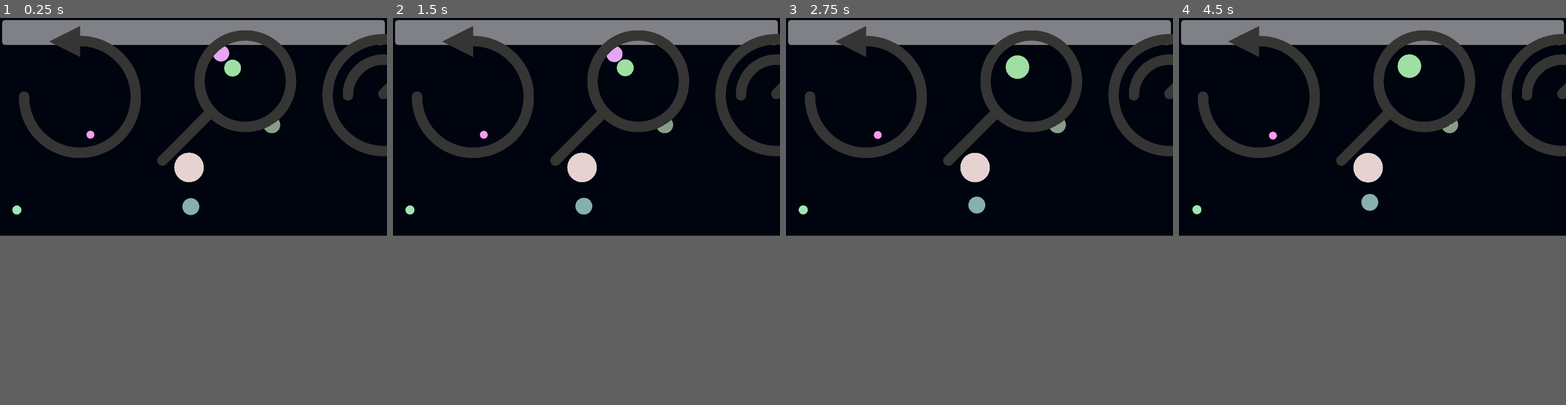
Above: before the commit, frames 1-4 (left to right).
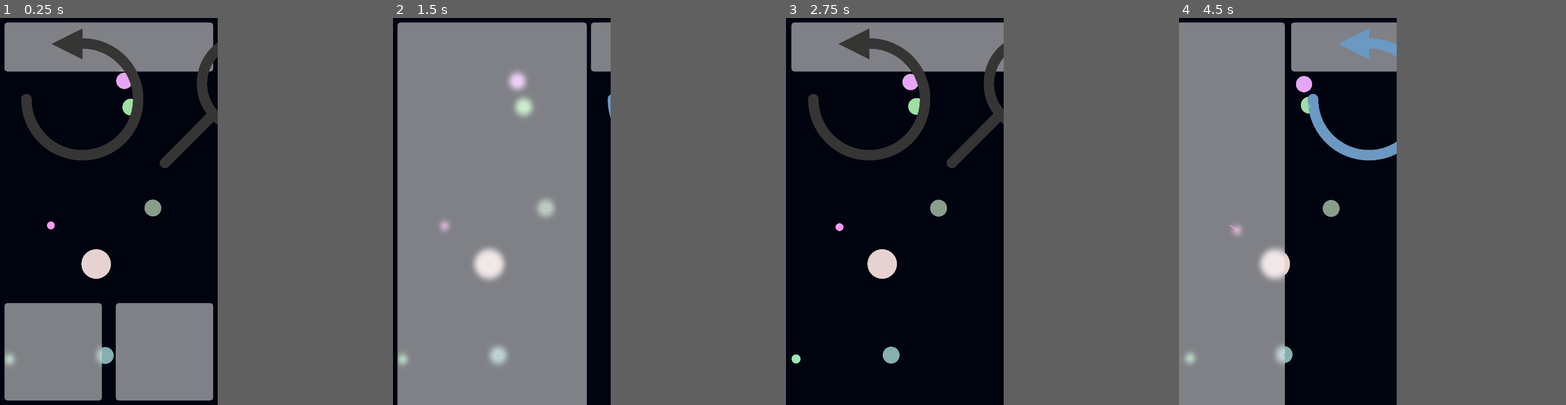
Above: after the commit, the same moments.

Repository: BitTim/Gravisim
Game: Godot game, scene res://Scenes/Main.tscn
The game is run twice, just before and just after one commit, with the same random seed, the same clock (stepped at 60 frames per second) and the same inputs.
Inputs (mouse positions are in pixels of both pictures, inside the frame that each line leads up to; where the layout moved, square brackets give the same spot in the first picture):
- Up to frame 1 (0.25 s): no input
- Up to frame 2 (1.5 s): click (536, 68) [470, 95] at 0.5 s; click (625, 95) at 1.27 s
- Up to frame 3 (2.75 s): click (1169, 95) at 2.02 s
- Up to frame 4 (4.5 s): click (1411, 95) at 2.77 s; click (1562, 95) at 3.52 s; click (1411, 95) at 4.27 s
The window is 800x450 before the commit and 450x800 after it. Grey fills any space a smaller window leaves; there, only what the larger window draws over its background counts as a difference.

The runs differ from the first frame. In frame 1, 24% of the frame differs, in the area x 0-100%, y 0-100%; in frame 2, 36%; in frame 3, 13%; in frame 4, 37%.

Commit message:
Added Menu Animations

Diff:
--- a/Scenes/GUI.tscn
+++ b/Scenes/GUI.tscn
@@ -10,22 +10,199 @@
 [ext_resource path="res://Icons/pReset.png" type="Texture" id=8]
 [ext_resource path="res://Icons/pSpeed.png" type="Texture" id=9]
 [ext_resource path="res://Icons/nSpeed.png" type="Texture" id=10]
+[ext_resource path="res://Scripts/GUI.gd" type="Script" id=11]
+
+[sub_resource type="Animation" id=1]
+resource_name = "menuClose"
+tracks/0/type = "value"
+tracks/0/path = NodePath("Menu:rect_position")
+tracks/0/interp = 1
+tracks/0/loop_wrap = true
+tracks/0/imported = false
+tracks/0/enabled = true
+tracks/0/keys = {
+"times": PoolRealArray( 0, 1 ),
+"transitions": PoolRealArray( 0.2, 1 ),
+"update": 0,
+"values": [ Vector2( 16, 16 ), Vector2( -640, 16 ) ]
+}
+tracks/1/type = "value"
+tracks/1/path = NodePath("TopBar:rect_size")
+tracks/1/interp = 1
+tracks/1/loop_wrap = true
+tracks/1/imported = false
+tracks/1/enabled = true
+tracks/1/keys = {
+"times": PoolRealArray( 0, 1 ),
+"transitions": PoolRealArray( 0.2, 1 ),
+"update": 0,
+"values": [ Vector2( 408, 160 ), Vector2( 1048, 160 ) ]
+}
+tracks/2/type = "value"
+tracks/2/path = NodePath("TopBar:rect_position")
+tracks/2/interp = 1
+tracks/2/loop_wrap = true
+tracks/2/imported = false
+tracks/2/enabled = true
+tracks/2/keys = {
+"times": PoolRealArray( 0, 1 ),
+"transitions": PoolRealArray( 0.2, 1 ),
+"update": 0,
+"values": [ Vector2( 656, 16 ), Vector2( 16, 16 ) ]
+}
+tracks/3/type = "value"
+tracks/3/path = NodePath("EditButton:rect_position")
+tracks/3/interp = 1
+tracks/3/loop_wrap = true
+tracks/3/imported = false
+tracks/3/enabled = true
+tracks/3/keys = {
+"times": PoolRealArray( 0, 1 ),
+"transitions": PoolRealArray( 0.2, 1 ),
+"update": 0,
+"values": [ Vector2( 656, 1584 ), Vector2( 16, 1584 ) ]
+}
+tracks/4/type = "value"
+tracks/4/path = NodePath("AddButton:rect_position")
+tracks/4/interp = 1
+tracks/4/loop_wrap = true
+tracks/4/imported = false
+tracks/4/enabled = true
+tracks/4/keys = {
+"times": PoolRealArray( 0, 1 ),
+"transitions": PoolRealArray( 0.2, 1 ),
+"update": 0,
+"values": [ Vector2( 868, 1584 ), Vector2( 744, 1584 ) ]
+}
+tracks/5/type = "value"
+tracks/5/path = NodePath("EditButton:rect_size")
+tracks/5/interp = 1
+tracks/5/loop_wrap = true
+tracks/5/imported = false
+tracks/5/enabled = true
+tracks/5/keys = {
+"times": PoolRealArray( 0, 1 ),
+"transitions": PoolRealArray( 0.2, 1 ),
+"update": 0,
+"values": [ Vector2( 196, 320 ), Vector2( 320, 320 ) ]
+}
+tracks/6/type = "value"
+tracks/6/path = NodePath("AddButton:rect_size")
+tracks/6/interp = 1
+tracks/6/loop_wrap = true
+tracks/6/imported = false
+tracks/6/enabled = true
+tracks/6/keys = {
+"times": PoolRealArray( 0, 1 ),
+"transitions": PoolRealArray( 0.2, 1 ),
+"update": 0,
+"values": [ Vector2( 196, 320 ), Vector2( 320, 320 ) ]
+}
+
+[sub_resource type="Animation" id=2]
+resource_name = "menuOpen"
+tracks/0/type = "value"
+tracks/0/path = NodePath("Menu:rect_position")
+tracks/0/interp = 1
+tracks/0/loop_wrap = true
+tracks/0/imported = false
+tracks/0/enabled = true
+tracks/0/keys = {
+"times": PoolRealArray( 0, 1 ),
+"transitions": PoolRealArray( 0.2, 1 ),
+"update": 0,
+"values": [ Vector2( -640, 16 ), Vector2( 16, 16 ) ]
+}
+tracks/1/type = "value"
+tracks/1/path = NodePath("TopBar:rect_size")
+tracks/1/interp = 1
+tracks/1/loop_wrap = true
+tracks/1/imported = false
+tracks/1/enabled = true
+tracks/1/keys = {
+"times": PoolRealArray( 0, 1 ),
+"transitions": PoolRealArray( 0.2, 1 ),
+"update": 0,
+"values": [ Vector2( 1048, 160 ), Vector2( 408, 160 ) ]
+}
+tracks/2/type = "value"
+tracks/2/path = NodePath("TopBar:rect_position")
+tracks/2/interp = 1
+tracks/2/loop_wrap = true
+tracks/2/imported = false
+tracks/2/enabled = true
+tracks/2/keys = {
+"times": PoolRealArray( 0, 1 ),
+"transitions": PoolRealArray( 0.2, 1 ),
+"update": 0,
+"values": [ Vector2( 16, 16 ), Vector2( 656, 16 ) ]
+}
+tracks/3/type = "value"
+tracks/3/path = NodePath("EditButton:rect_position")
+tracks/3/interp = 1
+tracks/3/loop_wrap = true
+tracks/3/imported = false
+tracks/3/enabled = true
+tracks/3/keys = {
+"times": PoolRealArray( 0, 1 ),
+"transitions": PoolRealArray( 0.2, 1 ),
+"update": 0,
+"values": [ Vector2( 16, 1584 ), Vector2( 656, 1584 ) ]
+}
+tracks/4/type = "value"
+tracks/4/path = NodePath("AddButton:rect_position")
+tracks/4/interp = 1
+tracks/4/loop_wrap = true
+tracks/4/imported = false
+tracks/4/enabled = true
+tracks/4/keys = {
+"times": PoolRealArray( 0, 1 ),
+"transitions": PoolRealArray( 0.2, 1 ),
+"update": 0,
+"values": [ Vector2( 744, 1584 ), Vector2( 868, 1584 ) ]
+}
+tracks/5/type = "value"
+tracks/5/path = NodePath("EditButton:rect_size")
+tracks/5/interp = 1
+tracks/5/loop_wrap = true
+tracks/5/imported = false
+tracks/5/enabled = true
+tracks/5/keys = {
+"times": PoolRealArray( 0, 1 ),
+"transitions": PoolRealArray( 0.2, 1 ),
+"update": 0,
+"values": [ Vector2( 320, 320 ), Vector2( 196, 320 ) ]
+}
+tracks/6/type = "value"
+tracks/6/path = NodePath("AddButton:rect_size")
+tracks/6/interp = 1
+tracks/6/loop_wrap = true
+tracks/6/imported = false
+tracks/6/enabled = true
+tracks/6/keys = {
+"times": PoolRealArray( 0, 1 ),
+"transitions": PoolRealArray( 0.2, 1 ),
+"update": 0,
+"values": [ Vector2( 320, 320 ), Vector2( 196, 320 ) ]
+}
 
 [node name="GUI" type="Control"]
 anchor_right = 1.0
 anchor_bottom = 1.0
 theme = ExtResource( 1 )
+script = ExtResource( 11 )
 __meta__ = {
 "_edit_use_anchors_": false
 }
 
 [node name="TopBar" type="Panel" parent="."]
 material = ExtResource( 2 )
-margin_left = 8.0
-margin_top = 8.0
-margin_right = 1272.0
-margin_bottom = 80.0
-rect_min_size = Vector2( 0, 80 )
+anchor_right = 1.0
+margin_left = 16.0
+margin_top = 16.0
+margin_right = -16.0
+margin_bottom = 176.0
+rect_min_size = Vector2( 0, 160 )
 __meta__ = {
 "_edit_use_anchors_": false
 }
@@ -33,37 +210,87 @@
 [node name="Container" type="HBoxContainer" parent="TopBar"]
 anchor_right = 1.0
 anchor_bottom = 1.0
+margin_right = 948.0
+margin_bottom = 420.0
 __meta__ = {
 "_edit_use_anchors_": false
 }
 
 [node name="Reset" type="TextureButton" parent="TopBar/Container"]
 margin_right = 500.0
-margin_bottom = 500.0
-size_flags_horizontal = 3
+margin_bottom = 580.0
+size_flags_horizontal = 3
+toggle_mode = true
 texture_normal = ExtResource( 4 )
 texture_pressed = ExtResource( 8 )
 
 [node name="Zoom" type="TextureButton" parent="TopBar/Container"]
 margin_left = 504.0
 margin_right = 1004.0
-margin_bottom = 500.0
-size_flags_horizontal = 3
+margin_bottom = 580.0
+size_flags_horizontal = 3
+toggle_mode = true
 texture_normal = ExtResource( 3 )
 texture_pressed = ExtResource( 6 )
 
 [node name="Speed" type="TextureButton" parent="TopBar/Container"]
 margin_left = 1008.0
 margin_right = 1508.0
-margin_bottom = 500.0
-size_flags_horizontal = 3
+margin_bottom = 580.0
+size_flags_horizontal = 3
+toggle_mode = true
 texture_normal = ExtResource( 10 )
 texture_pressed = ExtResource( 9 )
 
 [node name="Pause" type="TextureButton" parent="TopBar/Container"]
 margin_left = 1512.0
 margin_right = 2012.0
-margin_bottom = 500.0
-size_flags_horizontal = 3
+margin_bottom = 580.0
+size_flags_horizontal = 3
+toggle_mode = true
 texture_normal = ExtResource( 5 )
 texture_pressed = ExtResource( 7 )
+
+[node name="EditButton" type="Panel" parent="."]
+material = ExtResource( 2 )
+anchor_top = 1.0
+anchor_bottom = 1.0
+margin_left = 16.0
+margin_top = -336.0
+margin_right = 336.0
+margin_bottom = -15.9999
+rect_min_size = Vector2( 0, 320 )
+__meta__ = {
+"_edit_use_anchors_": false
+}
+
+[node name="AddButton" type="Panel" parent="."]
+material = ExtResource( 2 )
+anchor_left = 1.0
+anchor_top = 1.0
+anchor_right = 1.0
+anchor_bottom = 1.0
+margin_left = -336.0
+margin_top = -336.0
+margin_right = -16.0
+margin_bottom = -15.9999
+rect_min_size = Vector2( 0, 320 )
+__meta__ = {
+"_edit_use_anchors_": false
+}
+
+[node name="Menu" type="Panel" parent="."]
+material = ExtResource( 2 )
+anchor_bottom = 1.0
+margin_left = -640.0
+margin_top = 16.0
+margin_right = -16.0
+margin_bottom = -15.9999
+rect_min_size = Vector2( 0, 1888 )
+__meta__ = {
+"_edit_use_anchors_": false
+}
+
+[node name="AnimationPlayer" type="AnimationPlayer" parent="."]
+anims/menuClose = SubResource( 1 )
+anims/menuOpen = SubResource( 2 )
--- /dev/null
+++ b/Scripts/GUI.gd
@@ -0,0 +1,12 @@
+extends Control
+
+func _ready():
+	$TopBar/Container/Reset.connect("toggled", self, "onMenuToggled")
+
+func onMenuToggled(state):
+	if state:
+		$AnimationPlayer.play("menuOpen")
+	else:
+		$AnimationPlayer.play("menuClose")
+
+	yield($AnimationPlayer, "animation_finished")
--- a/Scripts/Object.gd
+++ b/Scripts/Object.gd
@@ -28,16 +28,12 @@
 
 func _ready():
 	rng.randomize()
-
-	radius = getRadius()
 	vel = dir * speed
-
-	var shape = CircleShape2D.new()
-	shape.set_radius(radius)
-	$CollisionShape2D.shape = shape
 
 	col = Color(rng.randf_range(0.5, 1), rng.randf_range(0.5, 1), rng.randf_range(0.5, 1), 1)
 	$CanvasLayer/Line2D.default_color= col
+
+	updateValues(mass)
 
 func _draw():
 	draw_circle(Vector2(), radius, col)
--- a/project.godot
+++ b/project.godot
@@ -24,8 +24,8 @@
 window/size/width=1080
 window/size/height=1920
 window/size/resizable=false
-window/size/test_width=1280
-window/size/test_height=720
+window/size/test_width=720
+window/size/test_height=1280
 window/energy_saving/keep_screen_on=false
 window/handheld/orientation="portrait"
 window/ios/hide_home_indicator=false
Binary file added: Light.png
Not shown, added: Light.png.import
Not shown: 1 places in Scenes/GUI.tscn that only renumber resources
